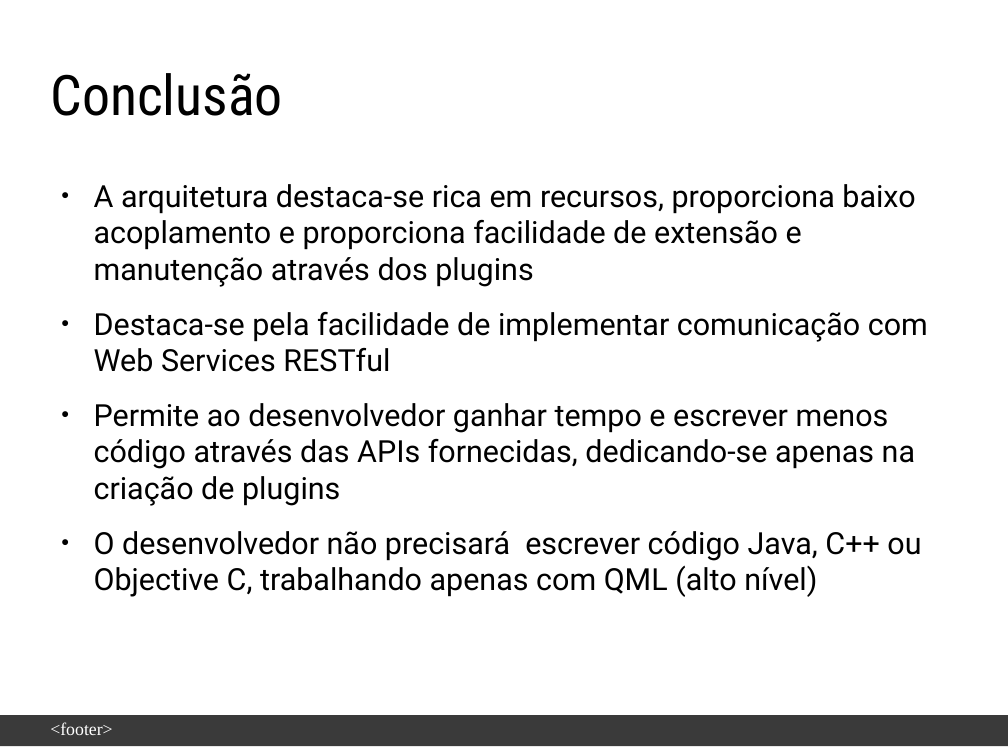
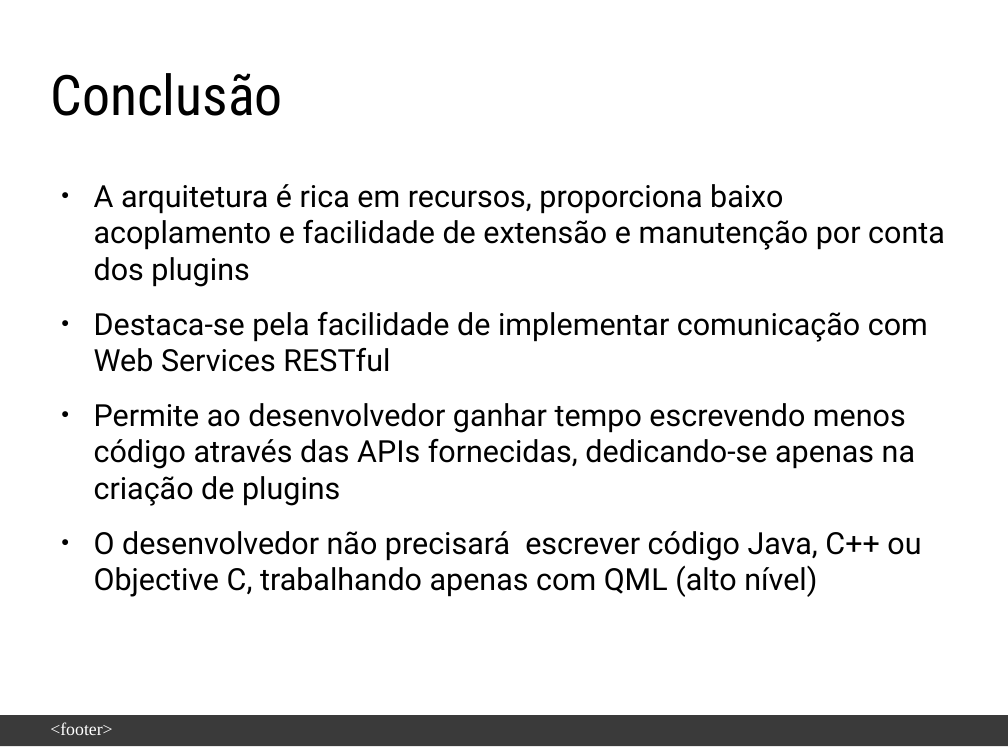
Before and after one commit to enoquesantos/tcc-latex, a slide deck: slide 18 of slide-defesa/Apresentação-EnoqueJoseneas.odp (slide 15 before the commit). Drawn at 1008x756 pixels with LibreOffice and Linux fonts; fonts in the diff are those of the drawing; background and template pictures are left out. Boxes give left, top, right and bottom in pixels: in the first picture for what was removed or moved away, otherwise in the second. Text is boxed around its words. In the diff, an @@ line names an element or a change of style, - is before the commit and + after.

```diff
--- a/slide-defesa/Apresentação-EnoqueJoseneas.odp
+++ b/slide-defesa/Apresentação-EnoqueJoseneas.odp
@@ text at (x1=94, y1=184, x2=945, y2=287): text changed @@
-● A arquitetura destaca-se rica em recursos, proporciona baixo acoplamento e proporciona facilidade de extensão e manutenção através dos plugins
+● A arquitetura é rica em recursos, proporciona baixo acoplamento e facilidade de extensão e manutenção por conta dos plugins
@@ text at (x1=94, y1=403, x2=915, y2=506): text changed @@
-● Permite ao desenvolvedor ganhar tempo e escrever menos código através das APIs fornecidas, dedicando-se apenas na criação de plugins
+● Permite ao desenvolvedor ganhar tempo escrevendo menos código através das APIs fornecidas, dedicando-se apenas na criação de plugins
```
Also in this commit, not shown: 10 other slides changed, 3 slides added, 4 other files.
